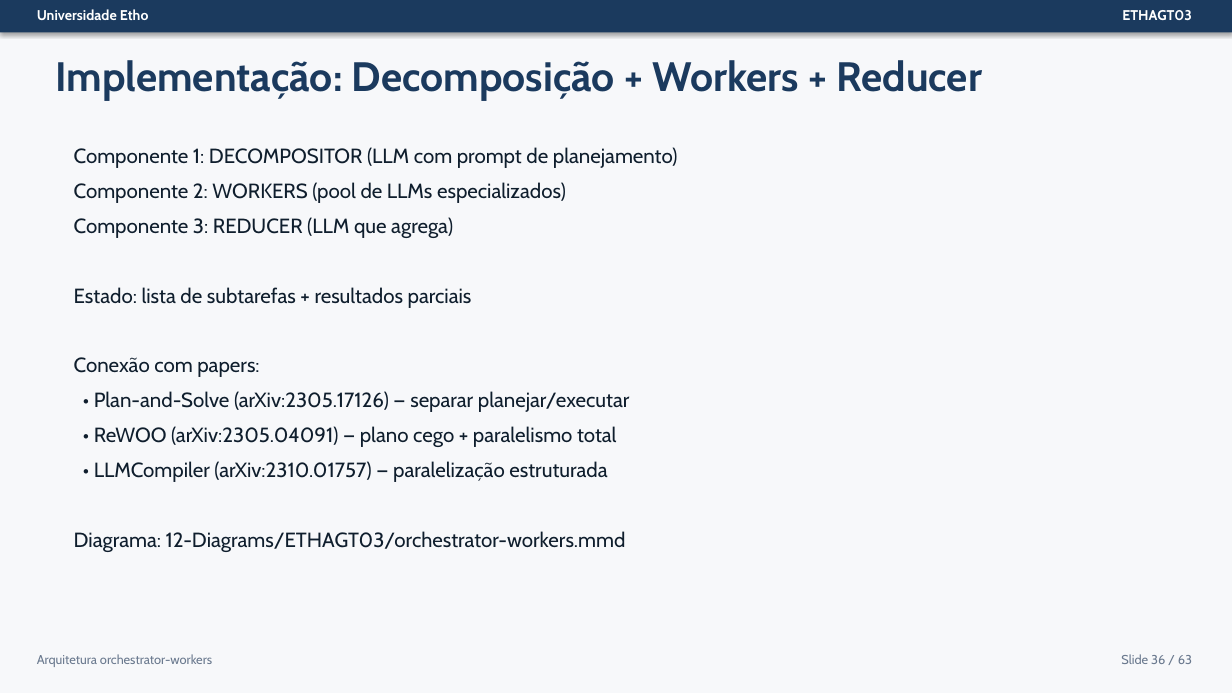
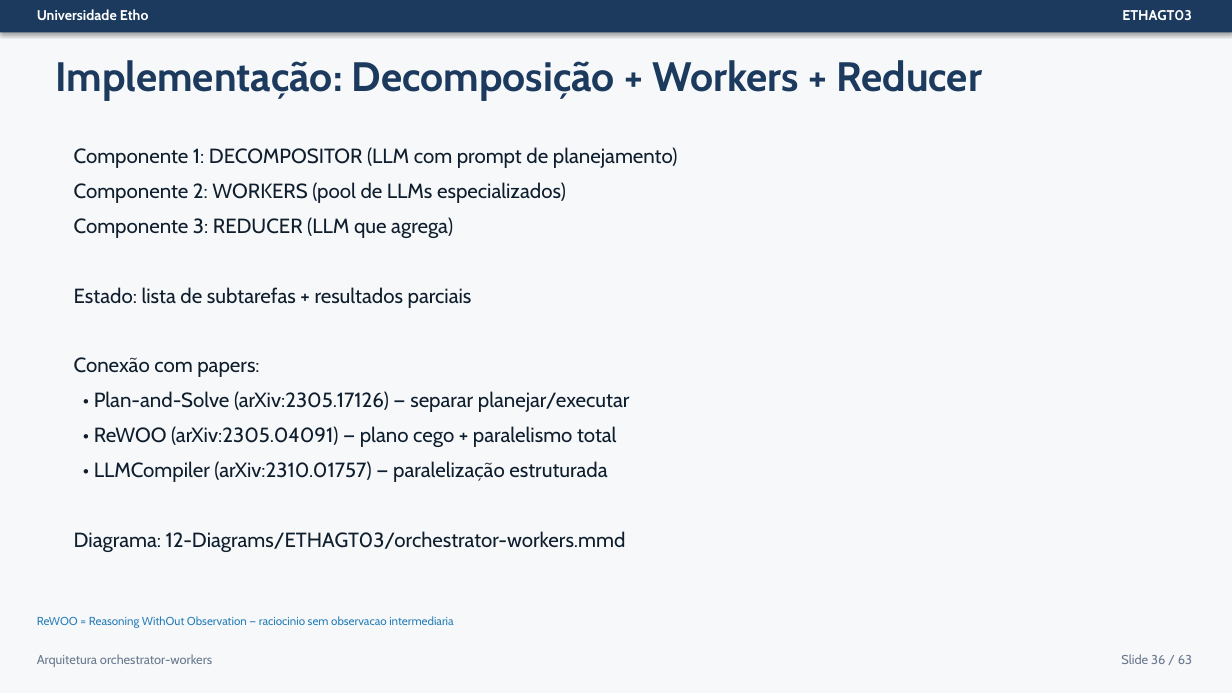
Before and after one commit to Etho-University/especializacao-programacao-agentica, a slide deck: slide 36 of docs/03-Slides/ETHAGT03/ETHAGT03-Apresentacao.pptx. Drawn at 1232x693 pixels with LibreOffice and Linux fonts; fonts in the diff are those of the drawing. Boxes give left, top, right and bottom in pixels: in the first picture for what was removed or moved away, otherwise in the second. Text is boxed around its words. In the diff, an @@ line names an element or a change of style, - is before the commit and + after.

```diff
--- a/docs/03-Slides/ETHAGT03/ETHAGT03-Apresentacao.pptx
+++ b/docs/03-Slides/ETHAGT03/ETHAGT03-Apresentacao.pptx
@@ text added at box(37, 616, 453, 628), 9 pt, text #2980B9 @@
+ReWOO = Reasoning WithOut Observation — raciocinio sem observacao intermediaria
```
Also in this commit, not shown: 5 other slides changed, 55 other files.
